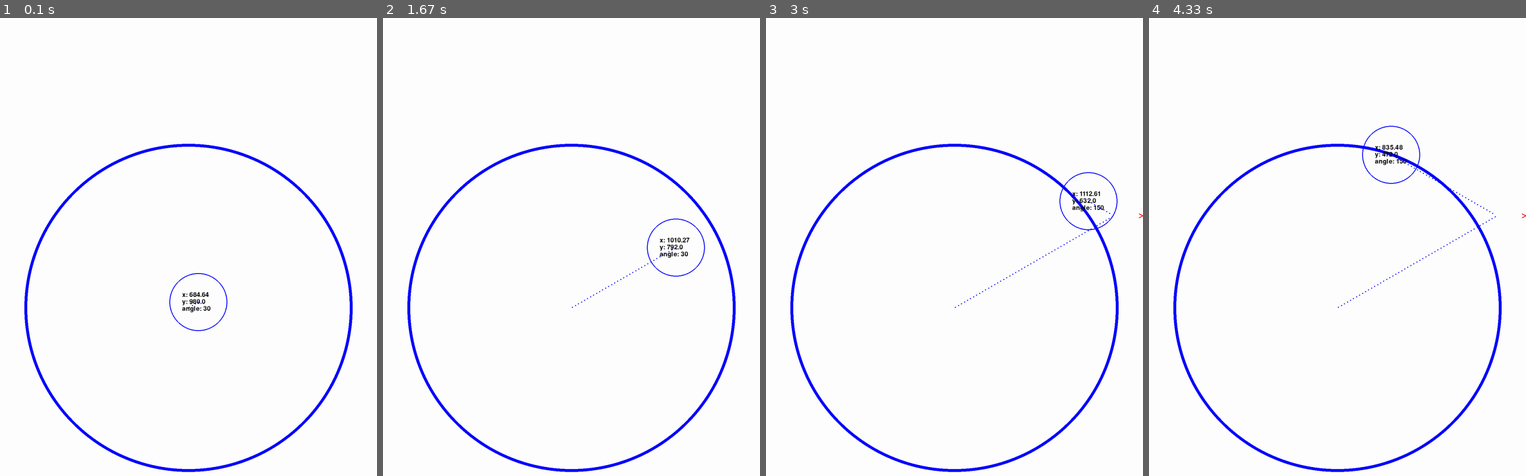
Above: before the commit, frames 1-4 (left to right).
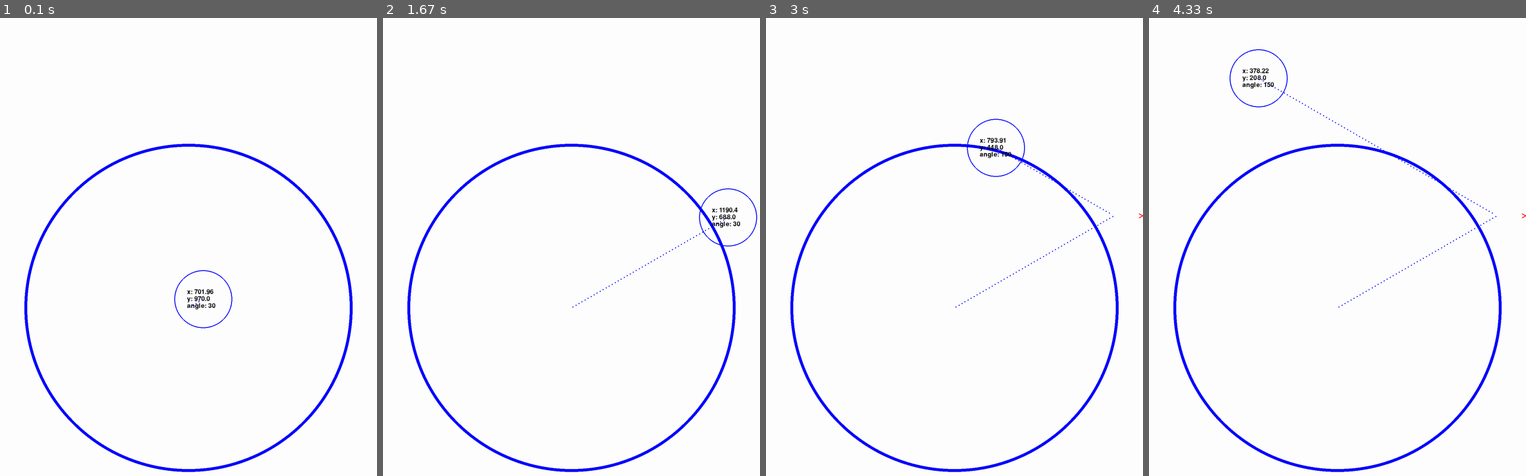
Above: after the commit, the same moments.

Repository: Archanciel/Learning_Pygame
Game: pygame game, started from bouncing_ball_imperfect_collide/move_particle_basic.py
The game is run twice, just before and just after one commit, with the same random seed, the same clock (stepped at 60 frames per second) and the same inputs.
Inputs:
- Up to frame 1 (0.1 s): no input
- Up to frame 2 (1.67 s): no input
- Up to frame 3 (3 s): no input
- Up to frame 4 (4.33 s): no input

The runs differ from the first frame. In frame 1, 0.5% of the frame differs, in the area x 44-62%, y 54-69%; in frame 2, 0.6%; in frame 3, 0.7%; in frame 4, 0.8%, in the area x 21-93%, y 6-64%.

Commit message:
removed my move methods not compatible with bounce strategy

Diff:
--- a/bouncing_ball_imperfect_collide/move_particle_basic.py
+++ b/bouncing_ball_imperfect_collide/move_particle_basic.py
@@ -95,7 +95,7 @@
 if os.name == 'posix':
 	for i in range(PARTICLE_FOR_ANGLE_START_NUMBER, PARTICLE_FOR_ANGLE_END_NUMBER):
 		angleDeg = i * angleTwelth
-		my_particles.append(ParticleDisplayPosAndTraject(screen=screen, x=circleX, y=circleY, radius=100, colour=BLUE, thickness=3, angleDeg=angleDeg, speed=4))
+		my_particles.append(ParticleDisplayPosAndTraject(screen=screen, x=circleX, y=circleY, radius=100, colour=BLUE, thickness=3, angleDeg=angleDeg, speed=6))
 else:
 	for i in range(PARTICLE_FOR_ANGLE_START_NUMBER, PARTICLE_FOR_ANGLE_END_NUMBER):
 		angleDeg = i * angleTwelth
@@ -122,9 +122,7 @@
 			pygame.draw.circle(screen, BLUE, (round(circleX), round(circleY)), round(circleR), 1)
 
 		for particle in my_particles:
-			#particle.my_move()
-			#particle.move()
-			particle.move_tuto()
+			particle.move()
 			particle.bounce()
 			particle.display()
 
--- a/bouncing_ball_imperfect_collide/particle.py
+++ b/bouncing_ball_imperfect_collide/particle.py
@@ -20,18 +20,7 @@
 		self.colour = colour
 		self.thickness = thickness
 
-	def move(self, angleDeg=0):
-		if angleDeg == 0:
-			angleDeg = self.angleDeg
-
-		# angleDeg is the clockwise angle with 0 deg corresponding to 12 o'clock'
-		angleRad = math.radians(angleDeg) - math.pi / 2
-		dx = self.speed * math.cos(angleRad)
-		dy = self.speed * math.sin(angleRad)
-		self.x += dx
-		self.y += dy
-
-	def move_tuto(self, angleRad = 0):
+	def move(self, angleRad = 0):
 		if angleRad == 0:
 			angleRad = self.angleRad
 
@@ -40,17 +29,6 @@
 		dy = self.speed * math.cos(angleRad)
 		self.x += dx
 		self.y -= dy
-
-	def my_move(self, angleDeg=0):
-		if angleDeg == 0:
-			angleDeg = self.angleDeg
-
-		# angleDeg is the clockwise angle with 0 deg corresponding to 3 o'clock'
-		angleRad = math.radians(angleDeg)
-		dx = self.speed * math.cos(angleRad)
-		dy = self.speed * math.sin(angleRad)
-		self.x += dx
-		self.y += dy
 
 	def display(self):
 		if os.name == 'posix':
@@ -62,7 +40,8 @@
 		width, height = self.screen.get_size()
 
 		if self.angleRad > 2 * math.pi:
-			# avoid displaying a negative value for the angle in degree. Useful only if window height > window width !
+			# avoid displaying a negative value for the angle in degree. Useful only if window height > window width,
+			# at least om Windows !
 			self.angleRad -= 2 * math.pi
 
 		if self.x > width - self.radius:
